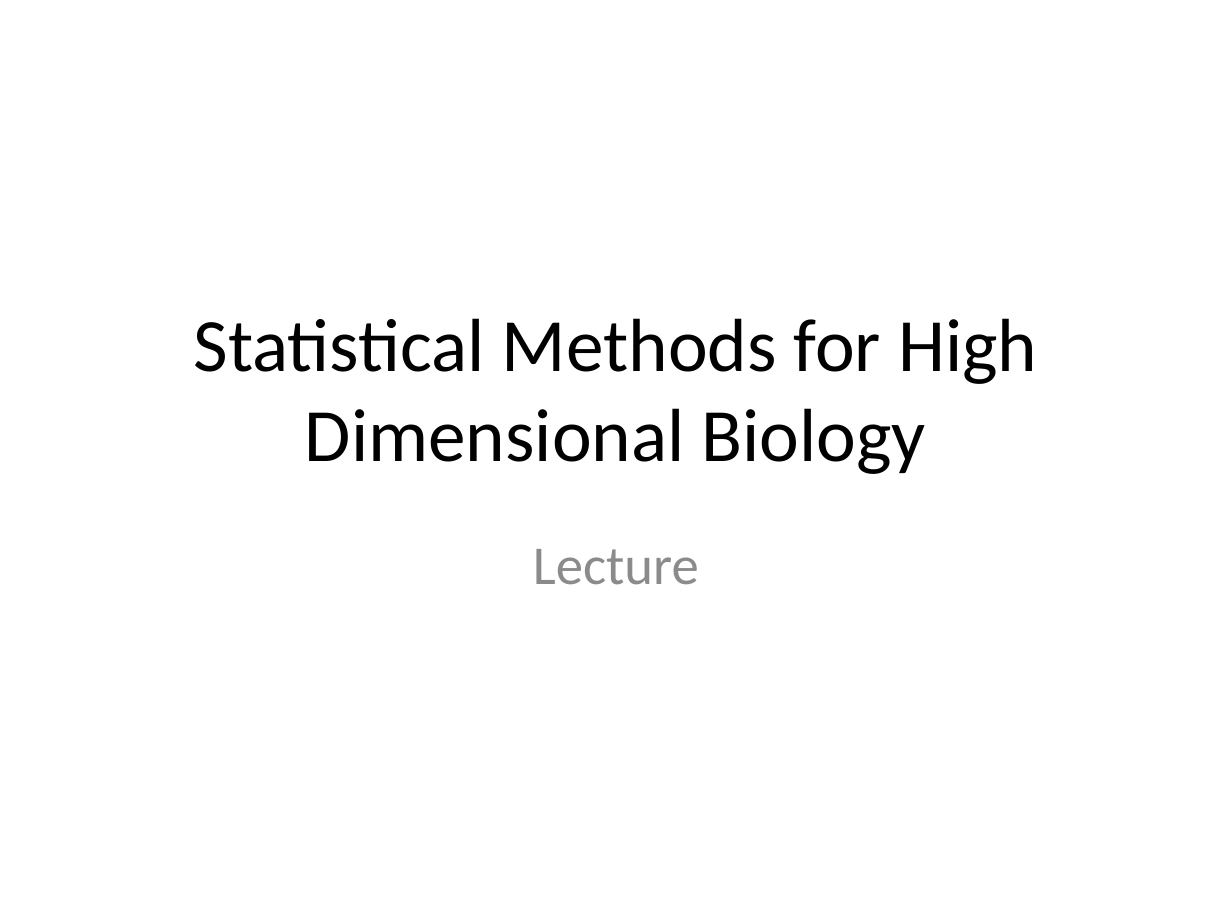
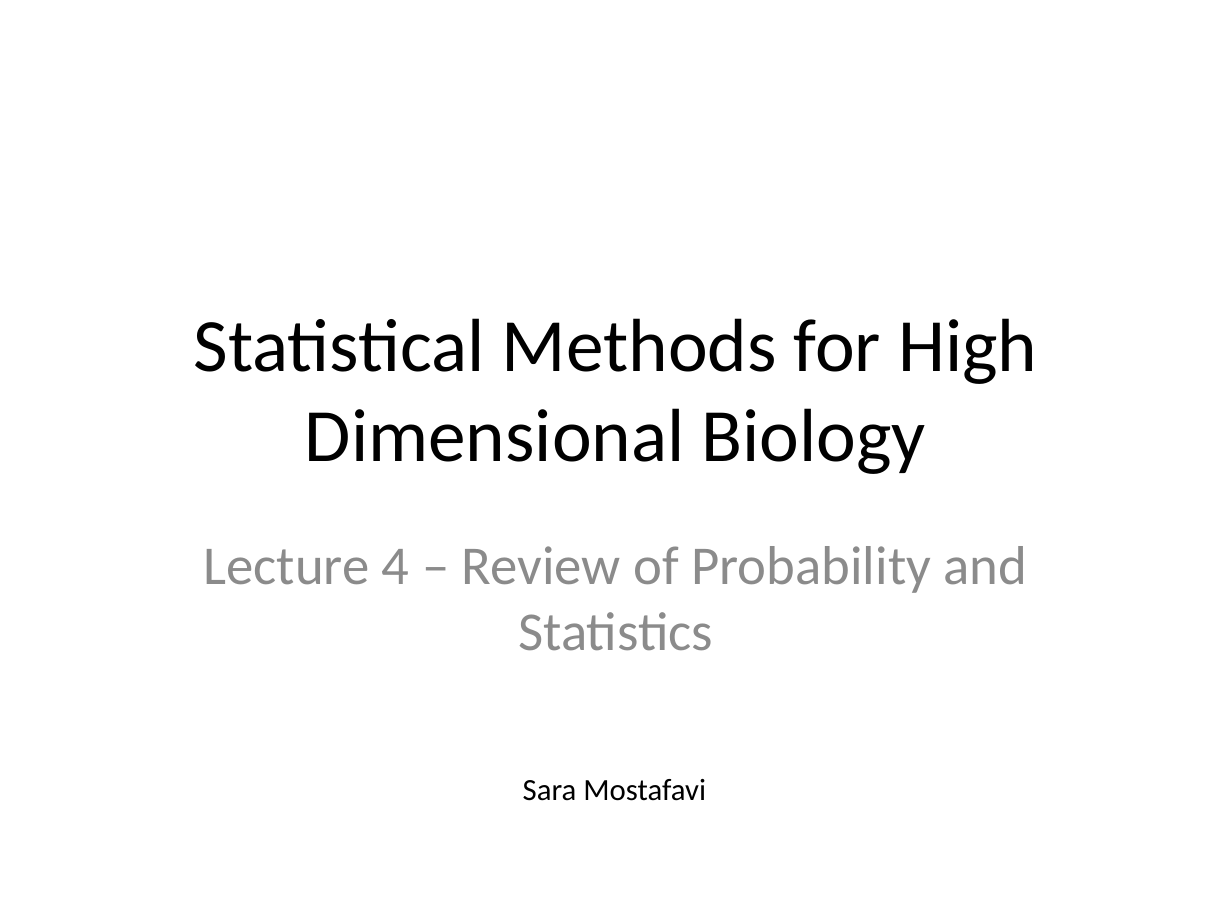
Before and after one commit to STAT540-UBC/STAT540-UBC.github.io, a slide deck: slide 1 of lectures/lectures_2017/lec4.pptx. Drawn at 1232x924 pixels with LibreOffice and Linux fonts; fonts in the diff are those of the drawing. Boxes give left, top, right and bottom in pixels: in the first picture for what was removed or moved away, otherwise in the second. Text is boxed around its words. In the diff, an @@ line names an element or a change of style, - is before the commit and + after.

Commit message:
updated

```diff
--- a/lectures/lectures_2017/lec4.pptx
+++ b/lectures/lectures_2017/lec4.pptx
@@ subtitle at [204, 546, 1028, 651]: text changed @@
-Lecture
+Lecture 4 – Review of Probability and Statistics
@@ text added at [523, 779, 706, 801], 18 pt, text #000000 @@
+Sara Mostafavi
```
Also in this commit, not shown: 3 slides added.
